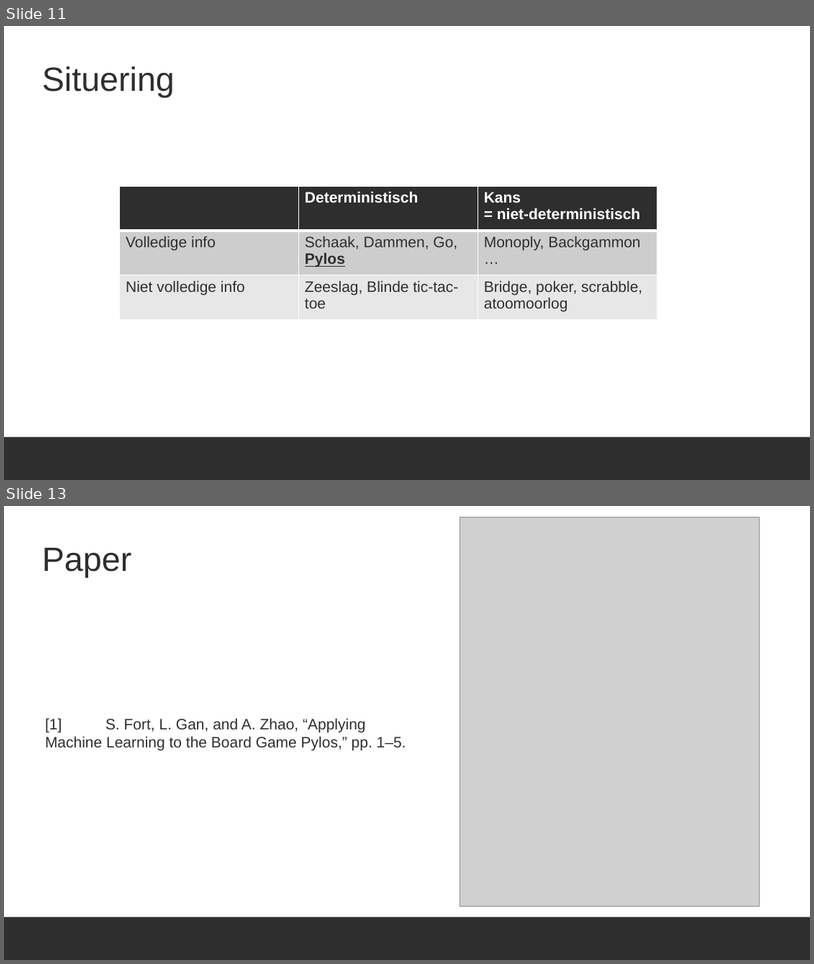
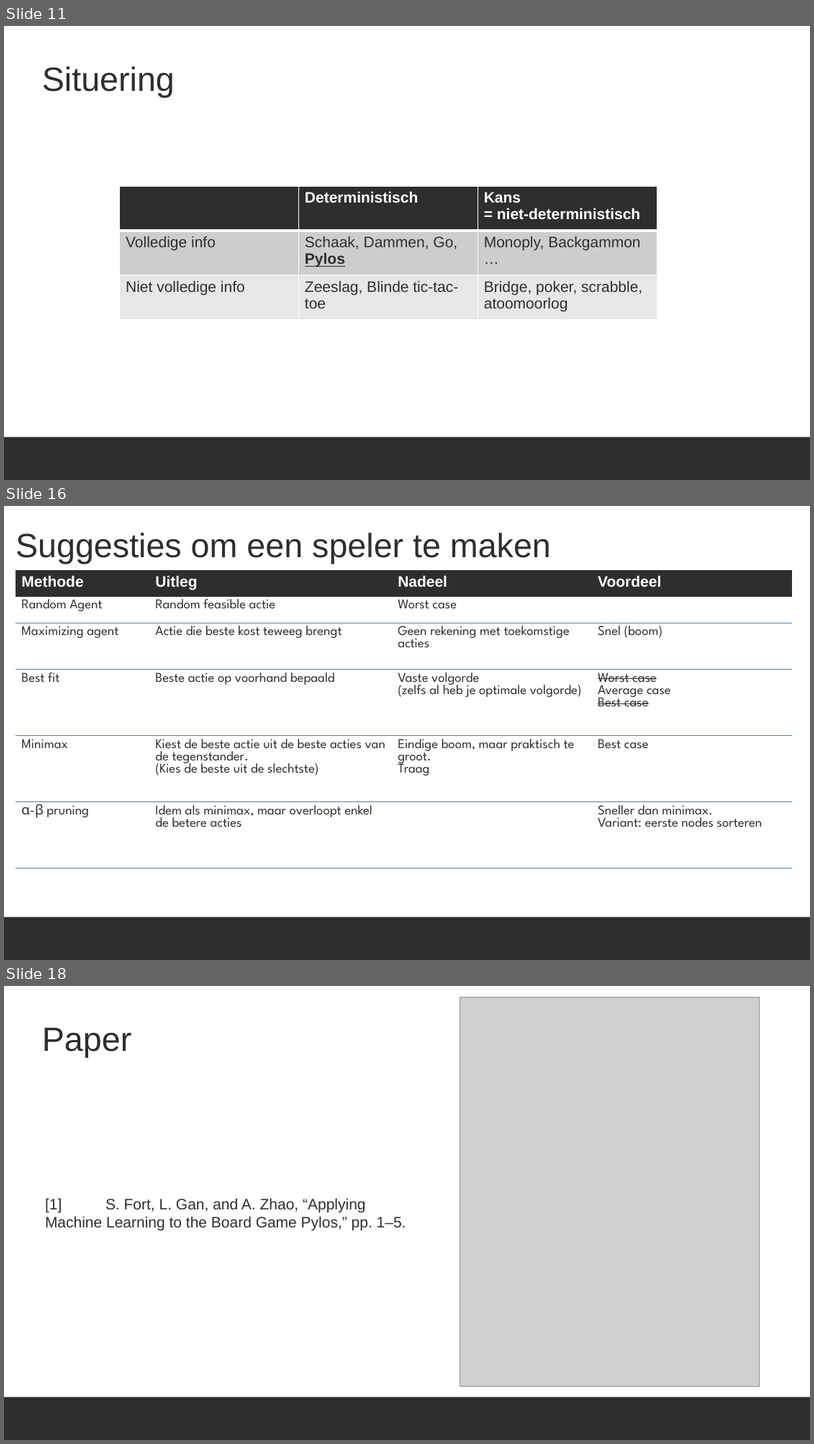
Before and after one commit to ro-per/PylosGamingBot, a slide deck: Presentation.pptx. Shown one above the other, each under a label of ours: slides 11 and 13 before the commit, slides 11, 16 and 18 after it; the slides between them are not shown. The pictures are 814x964 and 814x1444 pixels, drawn with LibreOffice and Linux fonts; fonts in the diff are those of the drawing; grey boxes stand for pictures; background and template pictures are left out. Boxes give left, top, right and bottom in pixels: in the first picture for what was removed or moved away, otherwise in the second. Text is boxed around its words. In the diff, an @@ line names an element or a change of style, - is before the commit and + after.

```diff
--- a/Presentation.pptx
+++ b/Presentation.pptx
@@ slide 16 added at (x1=4, y1=506, x2=810, y2=960), background #FFFFFF; not listed: 1 template element that a slide beside it also shows @@
@@ title added at (x1=16, y1=533, x2=551, y2=564), 40 pt, text #2E2E2E @@
+Suggesties om een speler te maken
@@ table added at (x1=16, y1=570, x2=792, y2=868), 6 rows, 4 columns @@
+Methode | Uitleg | Nadeel | Voordeel
+Random Agent | Random feasible actie | Worst case | 
+Maximizing agent | Actie die beste kost teweeg brengt | Geen rekening met toekomstige acties | Snel (boom)
+Best fit | Beste actie op voorhand bepaald | Vaste volgorde / (zelfs al heb je optimale volgorde) | Worst case / Average case / Best case
+Minimax | Kiest de beste actie uit de beste acties van de tegenstander. / (Kies de beste uit de slechtste) | Eindige boom, maar praktisch te groot. / Traag | Best case
+α-β pruning | Idem als minimax, maar overloopt enkel de betere acties |  | Sneller dan minimax. / Variant: eerste nodes sorteren
@@ what was slide 13 is now slide 18 @@
```
Also in this commit, not shown: 3 slides changed, 4 other slides added.
